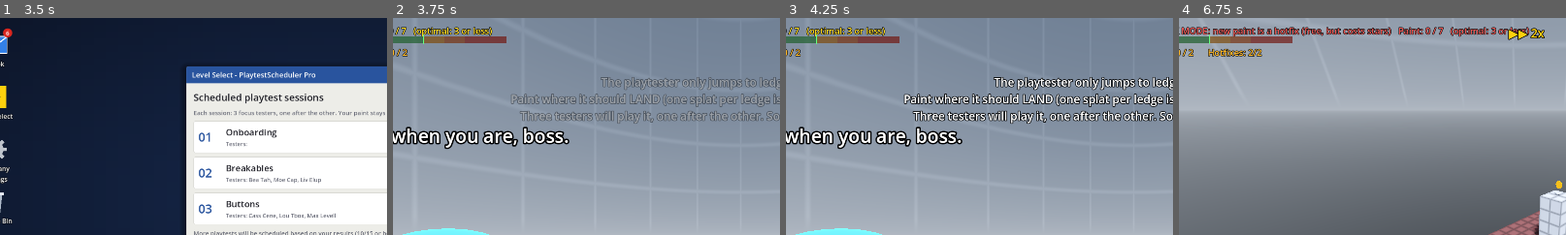
Above: before the commit, frames 1-4 (left to right).
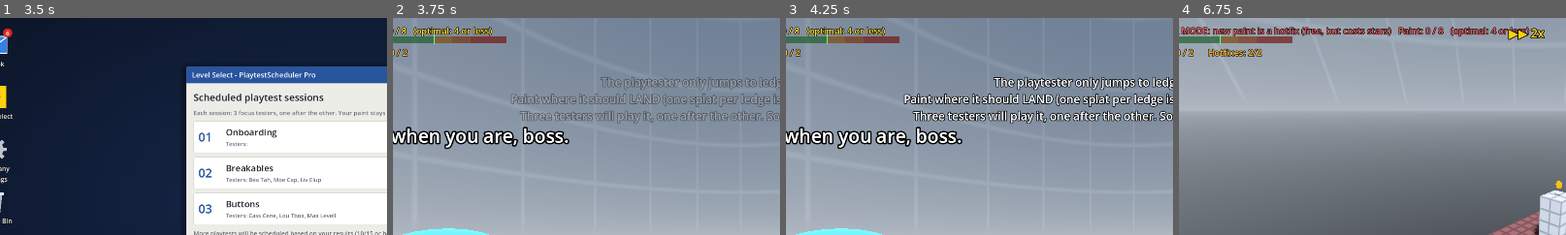
Above: after the commit, the same moments.

Repository: RSghr/yellow-paint
Game: Godot game, scene res://level_select.tscn
The game is run twice, just before and just after one commit, with the same random seed, the same clock (stepped at 60 frames per second) and the same inputs.
Inputs (mouse positions are % of the whole screen's width and height, from its top left):
- Up to frame 1 (3.5 s): click "Start" at 0.5 s; click "Start" at 1.25 s; click (4, 8) at 2.02 s; click "Accept & grab the paint" at 2.75 s
- Up to frame 2 (3.75 s): click "Start session" at 3.5 s
- Up to frame 3 (4.25 s): no input
- Up to frame 4 (6.75 s): tap Enter (start_test) at 4.25 s; move the mouse to (55, 50) at 4.27 s; hold N (next_level) 4.28-5.03 s; hold T (fast_forward) from 4.28 s (still down); tap Space (jump) at 4.52, 4.82, 5.27, 5.3, 5.57 s; click (55, 50) at 4.55 s; move the mouse to (45, 50) at 5.02 s; click (45, 50) at 5.1 s; move the mouse to (52, 48) at 5.77 s; hold Space (jump) 5.78-6.53 s; tap N (next_level) at 6.05 s; move the mouse to (49, 52) at 6.52 s; tap Backspace (clear_paint) at 6.6 s
The pictures show only the part of the screen within x 5-55%, y 0-50%; the shares and areas given below are measured in that part.

Frame 1 is identical in both runs. In frame 2, 0.2% of the frame differs, in the area x 2-18%, y 4-13%; in frame 3, 0.2%; in frame 4, 0.2%, in the area x 7-83%, y 4-13%.

Commit message:
New minimums, no Tab shortcut, "Too far!" before improvising
- Minimums from the 8 Oct playtests (levels 1-7; level 7 round 3 = 26,
  counted from the run that was tabbed out of).
- Tab (back_to_menu) removed: a stray press threw a level away. Esc >
  Level select instead; the results card says so after round 3.
- "Too far!" now uses the real jump search (take-off margin included) and
  is said before improvising: Dee Sync used to improvise into the pit at
  a splat 0.1 m out of her reach without a word.

Co-Authored-By: Claude Opus 5.5 <noreply@anthropic.com>
Claude-Session: https://claude.ai/code/session_01W5jG8cMnz72ugdxaP4H6QQ

Diff:
--- a/game.gd
+++ b/game.gd
@@ -147,7 +147,7 @@
 
 func _exit_tree() -> void:
 	_set_speed(0)  # Never leave the desktop/credits running fast.
-	_close_attempt("quit")  # Left mid-playtest (Tab, pause menu): it still counts as a test.
+	_close_attempt("quit")  # Left mid-playtest (pause menu): it still counts as a test.
 
 
 func _load_level() -> void:
@@ -300,9 +300,7 @@
 	elif event.is_action_pressed("toggle_spectator"):
 		_toggle_spectator()
 	elif event.is_action_pressed("next_level") and _finished and round_index + 1 < Level.ROUNDS:
-		_start_round(round_index + 1)  # After the 3rd tester it's back to the computer (Tab).
-	elif event.is_action_pressed("back_to_menu"):
-		Progress.to_menu()
+		_start_round(round_index + 1)  # After the 3rd tester it's back to the computer (Esc > Level select).
 
 
 ## V (AI debug view): the tester's jump reach, centred where you aim (on a floor), or on the tester while spectating.
@@ -558,7 +556,8 @@
 	if round_index + 1 < Level.ROUNDS:
 		keys.append(["N", "next tester"])
 	keys.append(["Hold R", "retry this tester"])
-	keys.append(["Tab", "back to your desk" if round_index + 1 == Level.ROUNDS else "level select"])
+	if round_index + 1 == Level.ROUNDS:
+		keys.append(["Esc", "back to your desk"])  # No Tab shortcut: one stray key press used to throw a level away.
 	return keys
 
 
@@ -635,4 +634,4 @@
 func _on_died() -> void:
 	_set_speed(0)  # Results at normal speed.
 	_close_attempt("death")
-	results_card.show_death(runner.tester_name, [["Hold R", "retry"], ["Tab", "level select"]])
+	results_card.show_death(runner.tester_name, [["Hold R", "retry"], ["Esc", "menu"]])
--- a/levels/level_01.tscn
+++ b/levels/level_01.tscn
@@ -11,9 +11,9 @@
 intro_text = "The playtester only jumps to ledges painted yellow.
 Paint where it should LAND (one splat per ledge is usually enough), then press Enter.
 Three testers will play it, one after the other. Some need more paint than others."
-minimum_1 = 3
-minimum_2 = 3
-minimum_3 = 3
+minimum_1 = 4
+minimum_2 = 2
+minimum_3 = 4
 
 [node name="RunnerSpawn" type="Marker3D" parent="." unique_id=1625923408]
 transform = Transform3D(1, 0, 0, 0, 1, 0, 0, 0, 1, -2, 0.9, 0)
--- a/levels/level_02.tscn
+++ b/levels/level_02.tscn
@@ -14,7 +14,9 @@
 tester_1 = "Bea Tah"
 minimum_1 = 3
 tester_2 = "Moe Cap"
+minimum_2 = 5
 tester_3 = "Liv Elup"
+minimum_3 = 5
 
 [node name="RunnerSpawn" type="Marker3D" parent="." unique_id=1357247893]
 transform = Transform3D(1, 0, 0, 0, 1, 0, 0, 0, 1, -2, 0.9, 0)
--- a/levels/level_04.tscn
+++ b/levels/level_04.tscn
@@ -16,7 +16,7 @@
 tester_1 = "Frank Rate"
 minimum_1 = 4
 tester_2 = "Dee Sync"
-minimum_2 = 10
+minimum_2 = 9
 tester_3 = "Sven Tory"
 minimum_3 = 10
 
--- a/levels/level_05.tscn
+++ b/levels/level_05.tscn
@@ -14,11 +14,11 @@
 level_name = "The Tower"
 intro_text = "Manage to reach the the top and collect all the coins!"
 tester_1 = "David Goodenough"
-minimum_1 = 20
+minimum_1 = 19
 tester_2 = "Mike Rotransaction"
 minimum_2 = 18
 tester_3 = "Rhea Spawn"
-minimum_3 = 19
+minimum_3 = 20
 
 [node name="RunnerSpawn" type="Marker3D" parent="." unique_id=187521223]
 editor_description = "Where the playtester starts. Keep it 0.9 above the floor (its origin is at its middle)."
--- a/levels/level_06.tscn
+++ b/levels/level_06.tscn
@@ -14,9 +14,9 @@
 intro_text = ""
 post_launch = true
 tester_1 = "Sven Tory"
-minimum_1 = 19
+minimum_1 = 20
 tester_2 = "David Goodenough"
-minimum_2 = 20
+minimum_2 = 21
 tester_3 = "Bea Tah"
 minimum_3 = 20
 
--- a/project.godot
+++ b/project.godot
@@ -119,11 +119,6 @@
 "events": [Object(InputEventKey,"resource_local_to_scene":false,"resource_name":"","device":-1,"window_id":0,"alt_press …(190 unchanged characters)…
 ]
 }
-back_to_menu={
-"deadzone": 0.2,
-"events": [Object(InputEventKey,"resource_local_to_scene":false,"resource_name":"","device":-1,"window_id":0,"alt_pressed":false,"shift_pressed":false,"ctrl_pressed":false,"meta_pressed":false,"pressed":false,"keycode":4194306,"physical_keycode":0,"key_label":0,"unicode":0,"location":0,"echo":false,"script":null)
-]
-}
 pause={
 "deadzone": 0.2,
 "events": [Object(InputEventKey,"resource_local_to_scene":false,"resource_name":"","device":-1,"window_id":0,"alt_press …(195 unchanged characters)…
--- a/runner.gd
+++ b/runner.gd
@@ -1352,6 +1352,10 @@
 	if not _retry_jump.is_empty() and _try_retry_jump():
 		return
 	# Just fell and no painted way back: look around this floor first (wanders + patience), no blind leaps yet.
+	# Paint it can see but can't reach: say so BEFORE improvising, so the operator knows to paint closer.
+	if _say_too_far():
+		_start_scan(scan_time)
+		return
 	var cautious := _shaken and not (_wanders >= wander_limit and _lost_time >= patience)
 	if improvises and _goal_known and not cautious and _try_leap_of_faith():
 		return
@@ -1677,10 +1681,11 @@
 			continue
 		var d := pos - me
 		var flat := Vector2(d.x, d.z).length()
-		var beyond := flat > max_jump_distance or d.y > max_jump_up
-		if not beyond or flat > max_jump_distance + 4.0 or d.y > max_jump_up + 2.5:
-			continue
+		# Too far = it can't make that jump from this floor (take-off margin included), but a bit more reach would
+		# do it: the operator painted it just out of range. Way out of range isn't worth mentioning.
 		if not _link(me, pos).is_empty():
+			continue
+		if _link_within(me, pos, true, max_jump_distance + 1.5, max_jump_up + 1.0).is_empty():
 			continue
 		_too_far_said[pos.snapped(Vector3.ONE * 0.5)] = true
 		_look_at(pos, 1.0)
--- a/settings_menu.gd
+++ b/settings_menu.gd
@@ -28,7 +28,6 @@
 	["toggle_tester_card", "Inspect the focus tester card"],
 	["toggle_ai_debug", "Show what the AI knows + its jump reach"],
 	["next_level", "Next tester (after a round)"],
-	["back_to_menu", "Level select"],
 	["pause", "Pause menu"],
 ]
 
Not shown, changed: CLAUDE.md
Not shown, changed: docs/LEVEL_DESIGN.md
